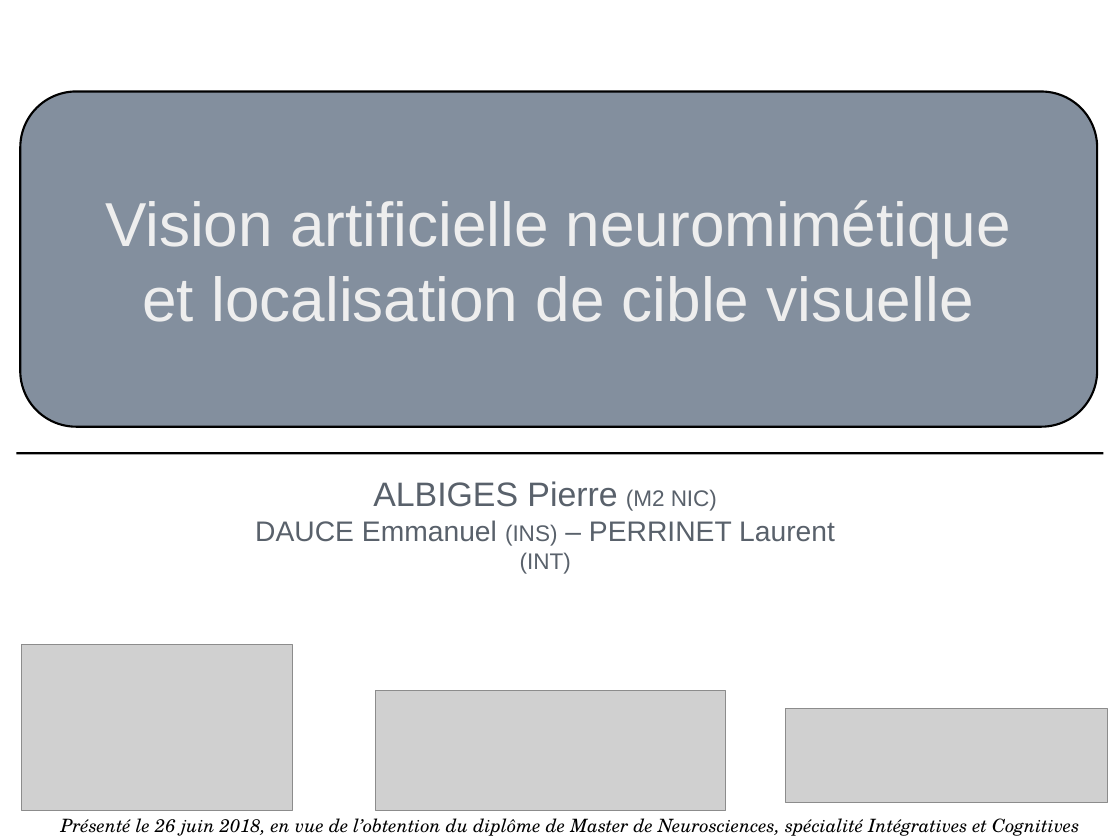
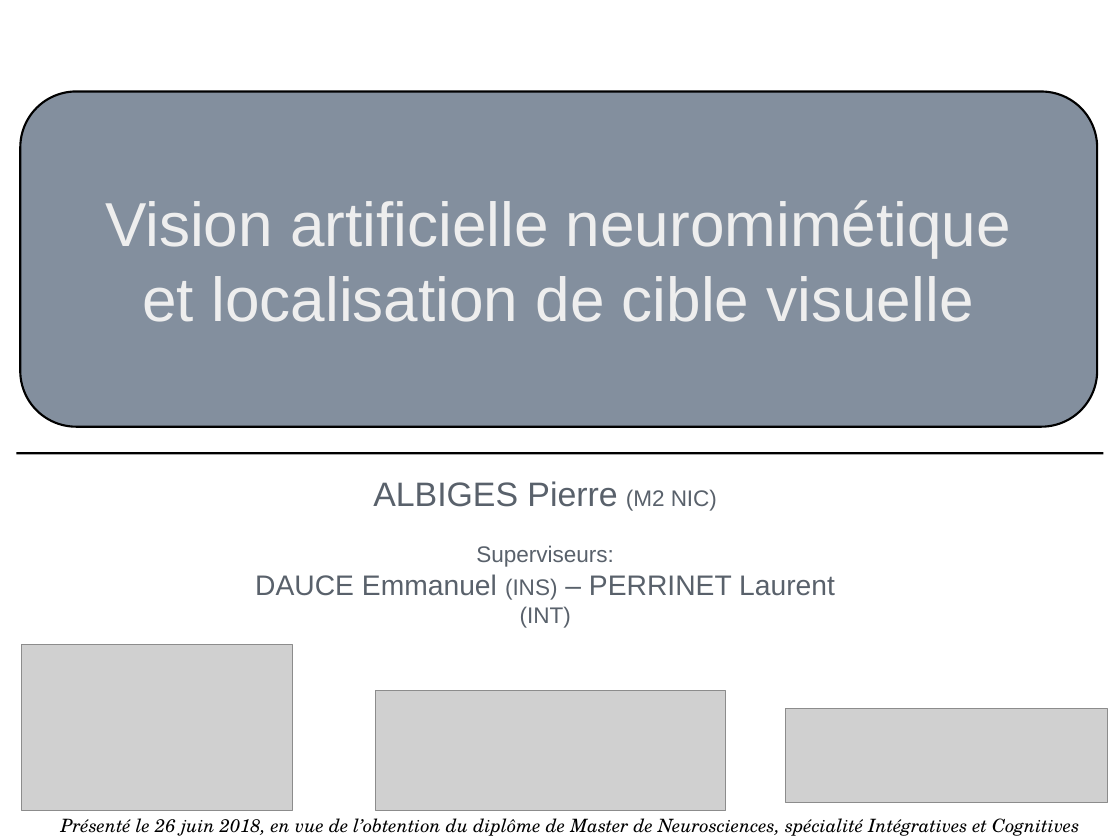
Before and after one commit to pierrealbiges/ActiveVision, a slide deck: slide 1 of LabBooks/Pres_orale.odp. Drawn at 1120x840 pixels with LibreOffice and Linux fonts; fonts in the diff are those of the drawing; grey boxes stand for pictures. Boxes give left, top, right and bottom in pixels: in the first picture for what was removed or moved away, otherwise in the second. Text is boxed around its words. In the diff, an @@ line names an element or a change of style, - is before the commit and + after.

```diff
--- a/LabBooks/Pres_orale.odp
+++ b/LabBooks/Pres_orale.odp
@@ text at bbox=[476, 545, 614, 567]: paragraph added @@
+Superviseurs:
```
Also in this commit, not shown: 8 other slides changed, 2 slides added, 1 other file.
